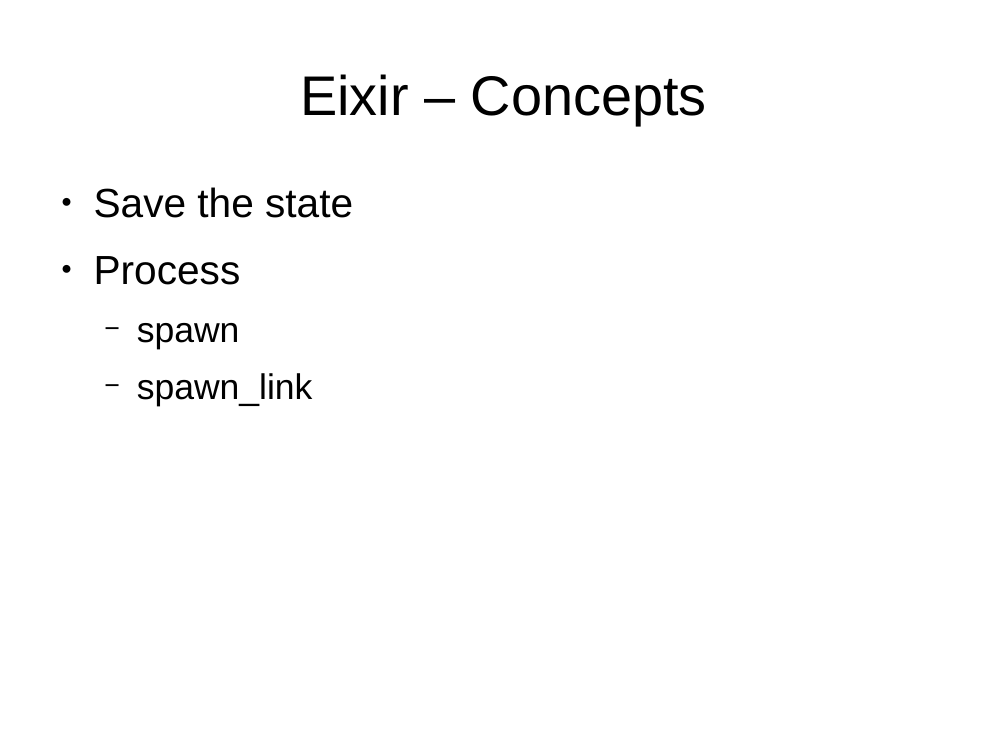
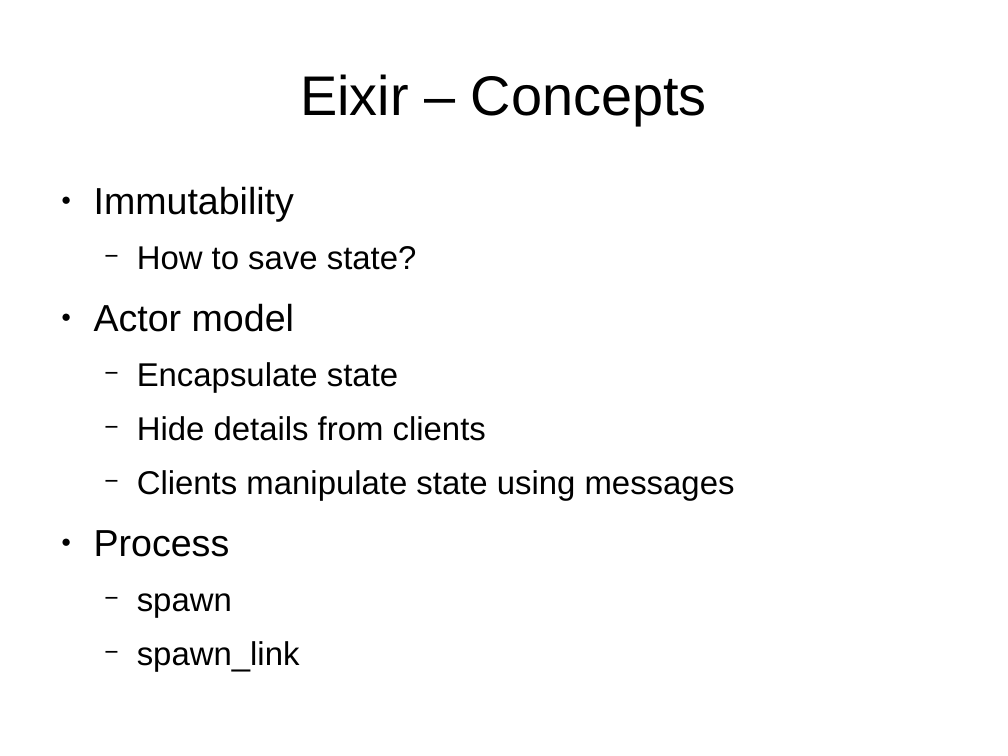
Before and after one commit to ramortegui/talks, a slide deck: slide 4 of elixir-otp-basics.odp. Drawn at 1008x756 pixels with LibreOffice and Linux fonts; fonts in the diff are those of the drawing. Boxes give left, top, right and bottom in pixels: in the first picture for what was removed or moved away, otherwise in the second. Text is boxed around its words. In the diff, an @@ line names an element or a change of style, - is before the commit and + after.

Commit message:
Add item for Actor Model.

```diff
--- a/elixir-otp-basics.odp
+++ b/elixir-otp-basics.odp
@@ text at (94, 186, 735, 500): text changed; size 32 to 25.9 pt @@
-● Save the state
+● Immutability
+  − How to save state?
+● Actor model
+  − Encapsulate state
+  − Hide details from clients
+  − Clients manipulate state using messages
@@ text at (94, 530, 232, 617): size 32 to 29.6 pt in "Process"; size 28 to 25.9 pt in "spawn", "spawn_link" @@
```
Also in this commit, not shown: 1 other slide changed.
